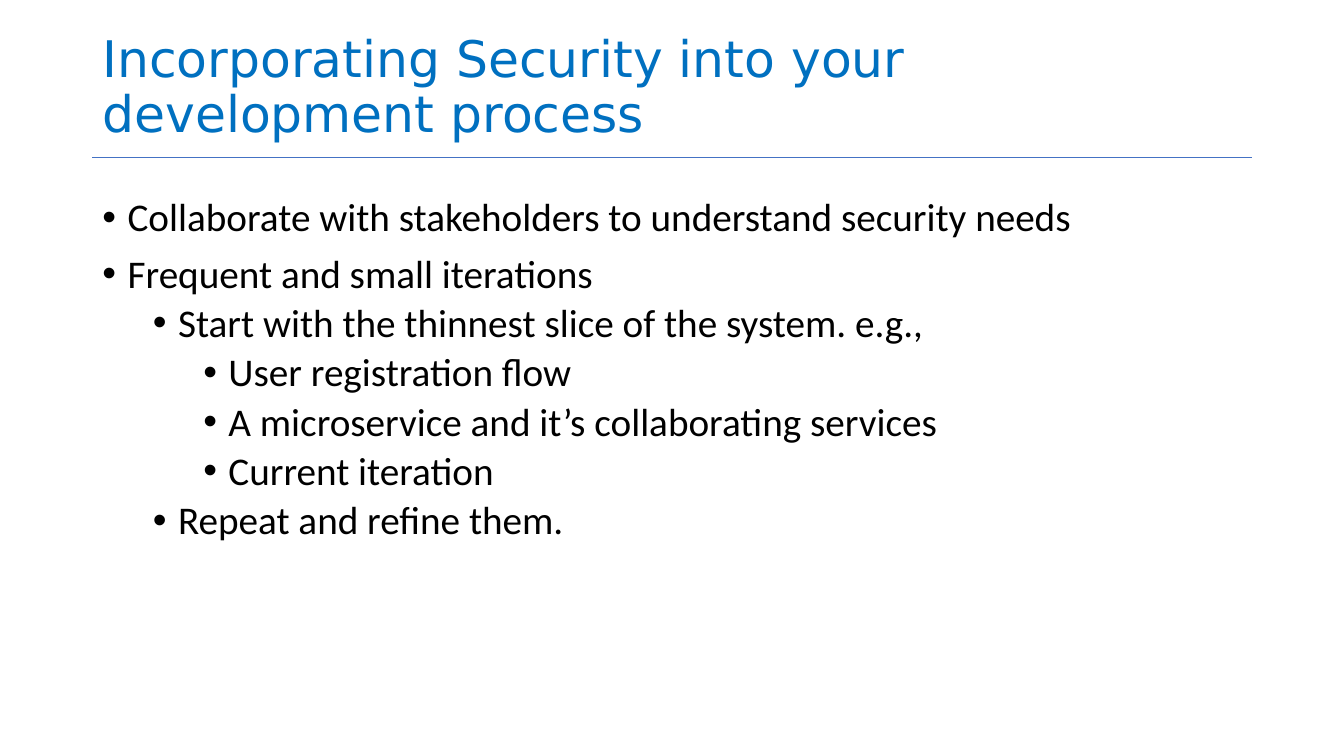
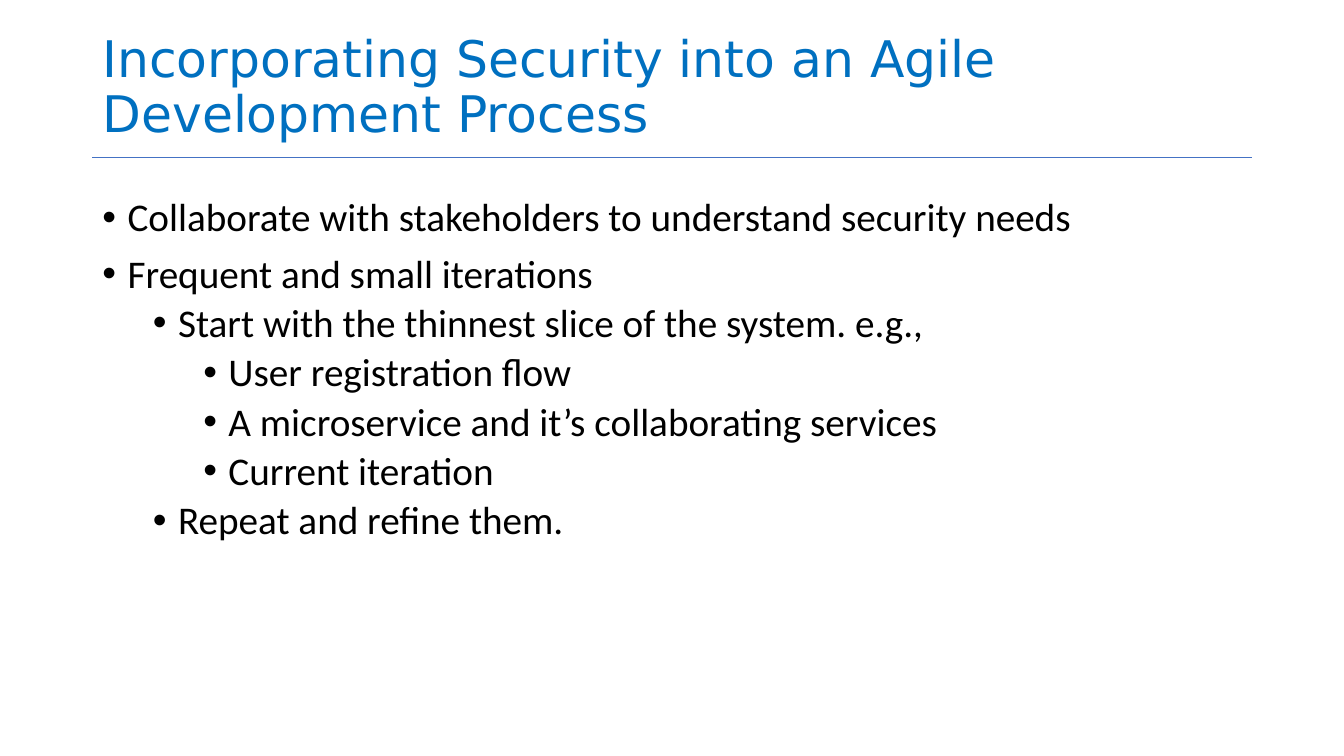
Before and after one commit to neu-se/CS4530-Spring-2026, a slide deck: slide 45 of Slides/Module 13 Security.pptx (slide 44 before the commit). Drawn at 1344x756 pixels with LibreOffice and Linux fonts; fonts in the diff are those of the drawing. Boxes give left, top, right and bottom in pixels: in the first picture for what was removed or moved away, otherwise in the second. Text is boxed around its words. In the diff, an @@ line names an element or a change of style, - is before the commit and + after.

```diff
--- a/Slides/Module 13 Security.pptx
+++ b/Slides/Module 13 Security.pptx
@@ title at <box>102,38,995,143</box>: text changed @@
-Incorporating Security into your development process
+Incorporating Security into an Agile Development Process
```
Also in this commit, not shown: 9 other slides changed, 2 slides added, 1 slide removed, 1 other file.
